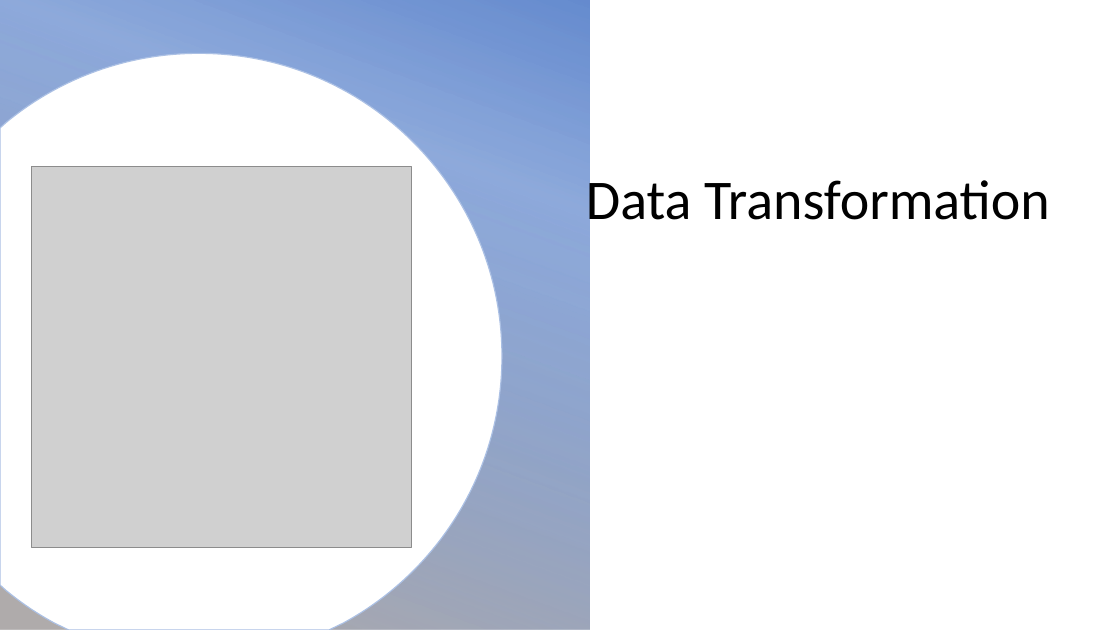
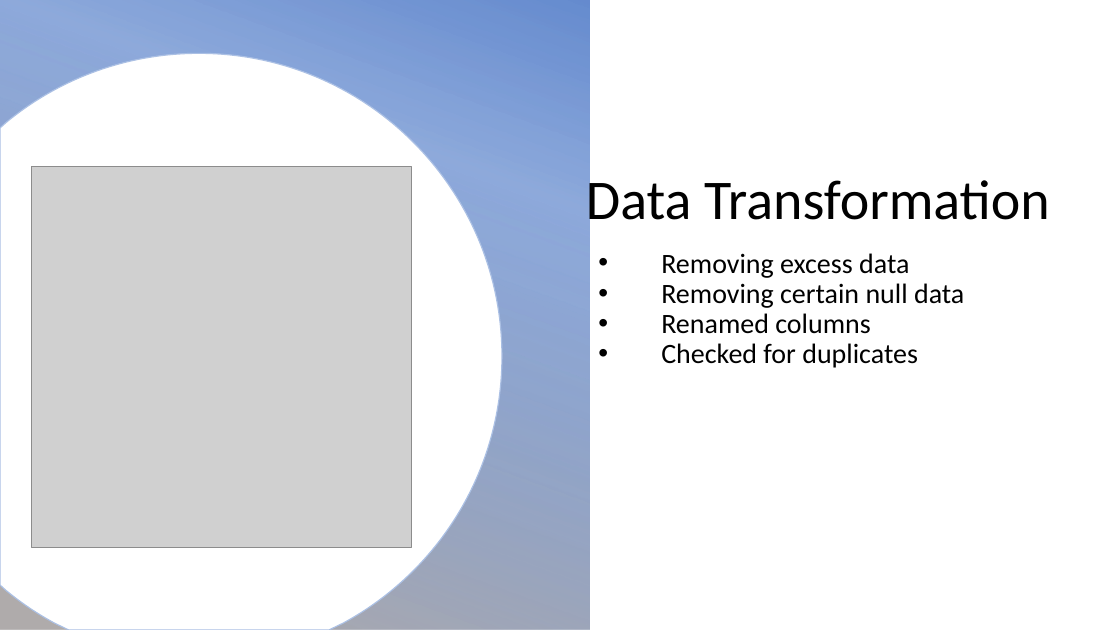
Before and after one commit to Data-Savvy/ETL-Project, a slide deck: slide 6 of ETL Project Presentation.pptx. Drawn at 1120x630 pixels with LibreOffice and Linux fonts; fonts in the diff are those of the drawing; grey boxes stand for pictures; background and template pictures are left out. Boxes give left, top, right and bottom in pixels: in the first picture for what was removed or moved away, otherwise in the second. Text is boxed around its words. In the diff, an @@ line names an element or a change of style, - is before the commit and + after.

```diff
--- a/ETL Project Presentation.pptx
+++ b/ETL Project Presentation.pptx
@@ text added at (661, 253, 964, 368), 24 pt, text #000000 @@
+• Removing excess data
+• Removing certain null data
+• Renamed columns
+• Checked for duplicates
```
Also in this commit, not shown: 2 other slides changed, 4 other files.
